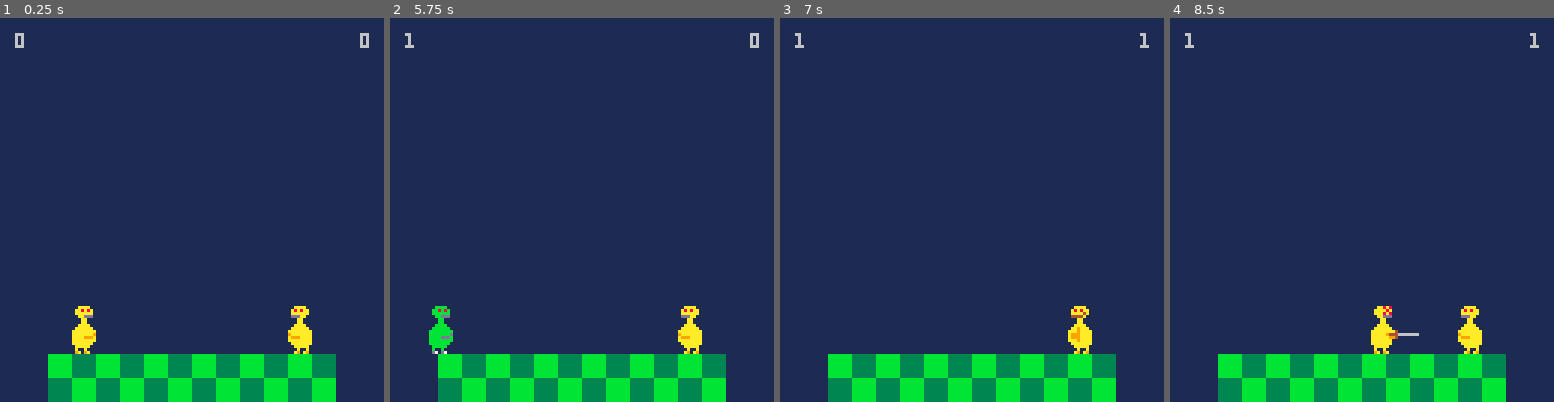
Above: before the commit, frames 1-4 (left to right).
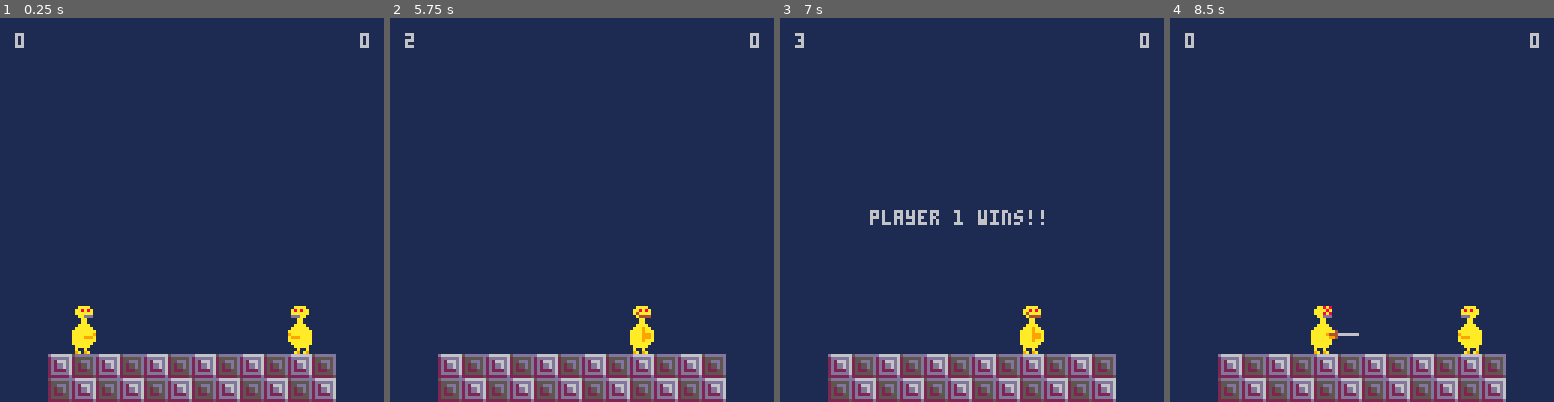
Above: after the commit, the same moments.

Repository: davidjtferguson/dancejab
Game: PICO-8 cartridge jab.p8
The game is run twice, just before and just after one commit, with the same random seed, the same clock (stepped at 60 frames per second) and the same inputs.
Inputs:
- Up to frame 1 (0.25 s): no input
- Up to frame 2 (5.75 s): tap O (Z key) at 0.33, 0.7, 1.43, 2.22, 3.1, 3.98, 4.87 s; tap X (X key) at 1.07, 2.07, 2.4, 2.73, 3.07, 3.4, 3.73, 4.07, 4.4, 4.73, 5.07, 5.4, 5.73 s; hold Left 1.97-2.37 s; hold Right 2.87-3.53 s; hold Right 4.13-4.53 s; hold Left from 5.13 s (still down)
- Up to frame 3 (7 s): tap O (Z key) at 5.75, 6.63 s; release Left at 5.8 s; tap X (X key) at 6.07, 6.4, 6.73 s; hold Left 6.23-6.63 s
- Up to frame 4 (8.5 s): tap X (X key) every 0.33 s from 7.07 to 8.4 s; hold Right 7.13-7.8 s; tap O (Z key) at 7.52, 8.4 s; hold Right from 8.4 s (still down)

The runs differ from the first frame. In frame 1, 9.4% of the frame differs, in the area x 12-88%, y 87-100%; in frame 2, 11%; in frame 3, 11%, in the area x 4-97%, y 3-100%; in frame 4, 11%.

Commit message:
updated character art

Diff:
--- a/jab.p8
+++ b/jab.p8
@@ -1,5 +1,5 @@
 pico-8 cartridge // http://www.pico-8.com
-version 16
+version 18
 __lua__
 -- jab prototype
 -- footsies based fighting game
@@ -582,8 +582,72 @@
 
 
 
+…(64 lines of a section not shown)…
 __gff__
-0001000000000000000000000000000001000000000000000000000000000000000000000000000000000000000000000000000000000000000000000000000000000000000000000000000000000000000000000000000000000000000000000000000000000000000000000000000000000000000000000000000000000000
+0001000000000000000000000000000001000000000000000000000000000000010100000000000000000000000000000101000000000000000000000000000000000000000000000000000000000000000000000000000000000000000000000000000000000000000000000000000000000000000000000000000000000000
 0000000000000000000000000000000000000000000000000000000000000000000000000000000000000000000000000000000000000000000000000000000000000000000000000000000000000000000000000000000000000000000000000000000000000000000000000000000000000000000000000000000000000000
 __map__
 0000000000000000000000000000000000000000000000000000000000000000000000000000000000000000000000000000000000000000000000000000000000000000000000000000000000000000000000000000000000000000000000000000000000000000000000000000000000000000000000000000000000000000
Not shown, changed: 188 lines of the sprite sheet (__gfx__) section of jab.p8
Not shown, changed: the sound effects (__sfx__) section of jab.p8
